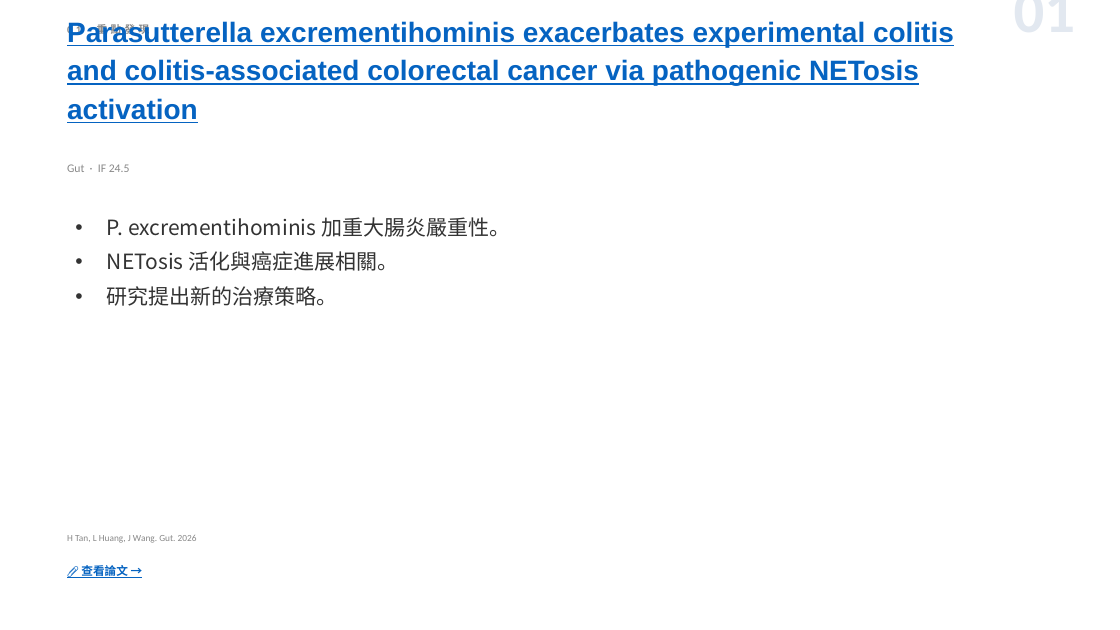
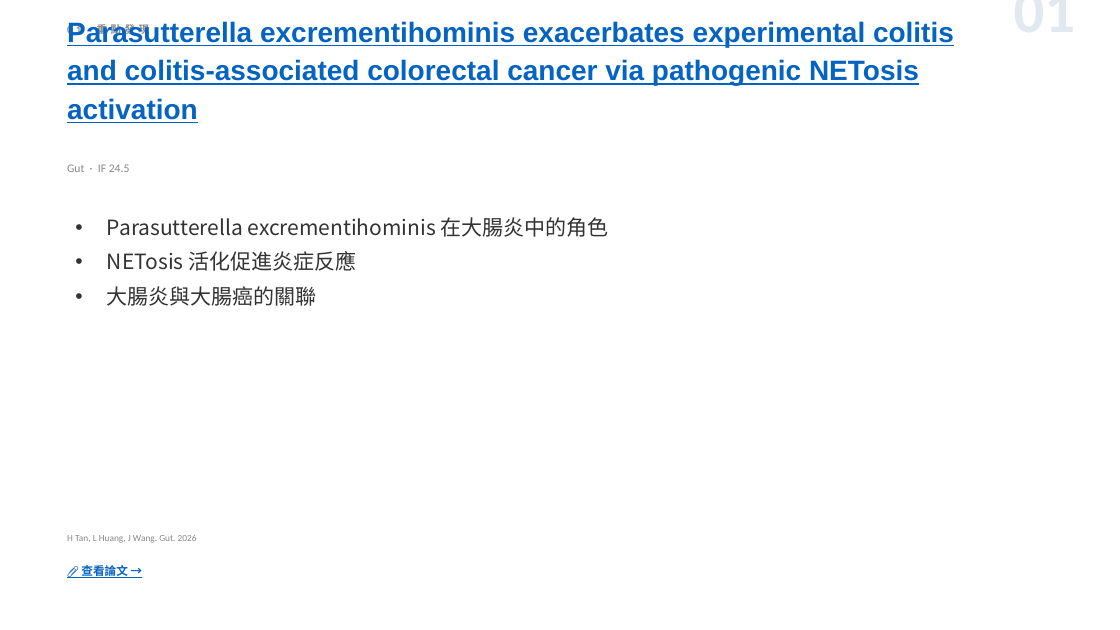
Before and after one commit to jejenhu-maker/colorectal-weekly-digest, a slide deck: slide 3 of docs/digest-zh.pptx. Drawn at 1120x630 pixels with LibreOffice and Linux fonts; fonts in the diff are those of the drawing. Boxes give left, top, right and bottom in pixels: in the first picture for what was removed or moved away, otherwise in the second. Text is boxed around its words. In the diff, an @@ line names an element or a change of style, - is before the commit and + after.

```diff
--- a/docs/digest-zh.pptx
+++ b/docs/digest-zh.pptx
@@ text at (107,217,609,306): text changed @@
-• P. excrementihominis 加重大腸炎嚴重性。
-• NETosis 活化與癌症進展相關。
-• 研究提出新的治療策略。
+• Parasutterella excrementihominis 在大腸炎中的角色
+• NETosis 活化促進炎症反應
+• 大腸炎與大腸癌的關聯
```
Also in this commit, not shown: 13 other slides changed, 2 other files.
